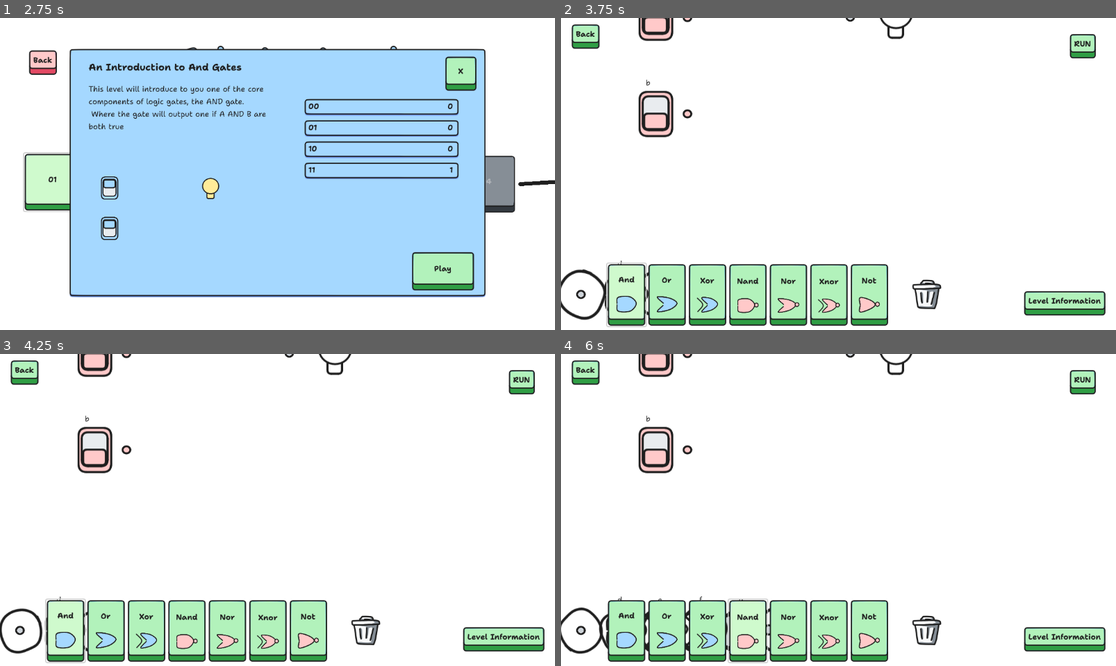
Above: before the commit, frames 1-4 (two rows, left to right).
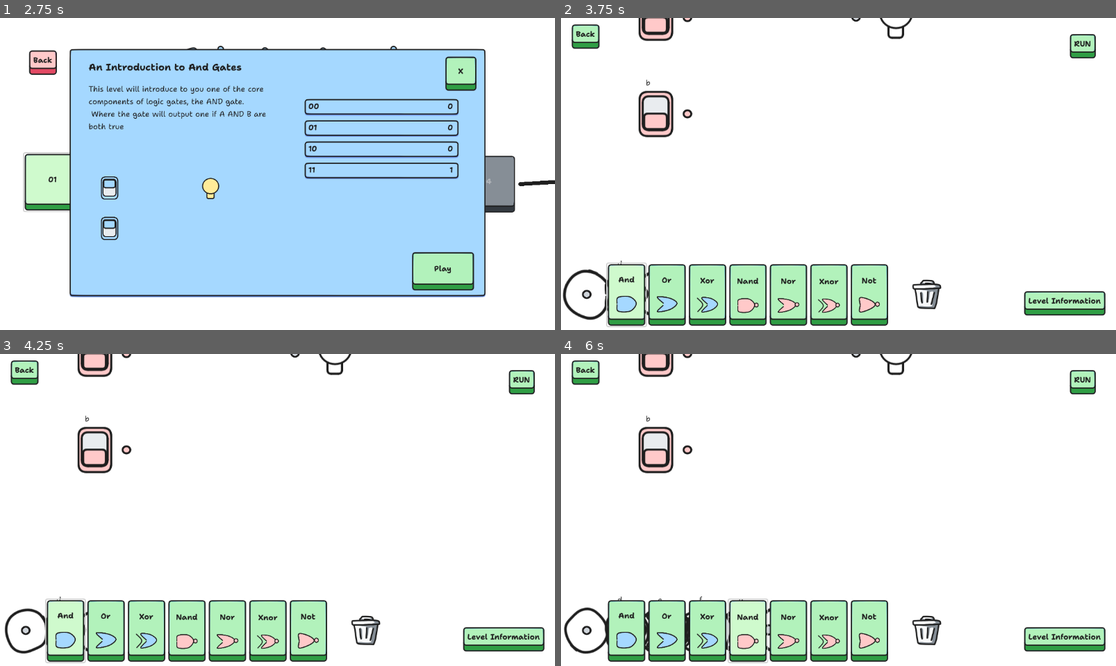
Above: after the commit, the same moments.

Repository: sininen-blue/logic-gate-tesseract
Game: Godot game, scene res://ui/title_page.tscn
Two runs of this game, one before a commit and one after it. Both use one fixed random seed, a clock stepped at 60 frames per second and the inputs below.
Inputs:
- Up to frame 1 (2.75 s): click "Play" at 0.5 s; click "Play" at 1.25 s; click "01" at 2 s
- Up to frame 2 (3.75 s): click "Play" at 2.75 s; click "And" at 3.5 s
- Up to frame 3 (4.25 s): no input
- Up to frame 4 (6 s): click "Or" at 4.25 s; click "Xor" at 5 s; click "Nand" at 5.75 s

Frame 1 is identical in both runs. In frame 2, 0.5% of the frame differs, in the area x 0-55%, y 0-97%; in frame 3, 0.5%; in frame 4, 0.7%.
Error in both runs: Cannot call method 'get_files' on a null value. (res://ui/stage_select/stage_select.gd:31)

Commit message:
visuals: adjusted input position

Diff:
--- a/simulation/gate.tscn
+++ b/simulation/gate.tscn
@@ -1,7 +1,7 @@
 [gd_scene load_steps=26 format=3 uid="uid://psym6w7moids"]
 
 [ext_resource type="Script" path="res://simulation/gate.gd" id="1_a5p5t"]
-[ext_resource type="Texture2D" uid="uid://l45ie1jqj5qx" path="res://assets/simulation/start.png" id="2_boiif"]
+[ext_resource type="Texture2D" uid="uid://dkkdfc5cfh8su" path="res://assets/simulation/and-false.png" id="2_1kn64"]
 [ext_resource type="Texture2D" uid="uid://drdccdfj0inos" path="res://assets/simulation/dots/blueDot.png" id="3_l2a4a"]
 [ext_resource type="Texture2D" uid="uid://c8m6rjuh47nkr" path="res://assets/simulation/indicator/indicator.png" id="3_nwehx"]
 
@@ -302,14 +302,14 @@
 script = ExtResource("1_a5p5t")
 
 [node name="Sprite2D" type="Sprite2D" parent="."]
-texture = ExtResource("2_boiif")
+texture = ExtResource("2_1kn64")
 
 [node name="RightDotSprite" type="Sprite2D" parent="."]
 position = Vector2(68, 1)
 texture = ExtResource("3_l2a4a")
 
 [node name="LeftDotSprite" type="Sprite2D" parent="."]
-position = Vector2(-94, 0)
+position = Vector2(-82, 0)
 texture = ExtResource("3_l2a4a")
 
 [node name="CollisionShape2D" type="CollisionShape2D" parent="."]
@@ -318,7 +318,7 @@
 shape = SubResource("CapsuleShape2D_8st0f")
 
 [node name="InputArea" type="Area2D" parent="." groups=["inputs"]]
-position = Vector2(-94, 0)
+position = Vector2(-83, 0)
 
 [node name="CollisionShape2D" type="CollisionShape2D" parent="InputArea"]
 shape = SubResource("CircleShape2D_mxu3q")
@@ -363,7 +363,7 @@
 shape = SubResource("CircleShape2D_4d0ud")
 
 [node name="InputIndicator" type="Sprite2D" parent="."]
-position = Vector2(-94, 0)
+position = Vector2(-82, 0)
 texture = ExtResource("3_nwehx")
 
 [node name="InputAnimationPlayer" type="AnimationPlayer" parent="."]
